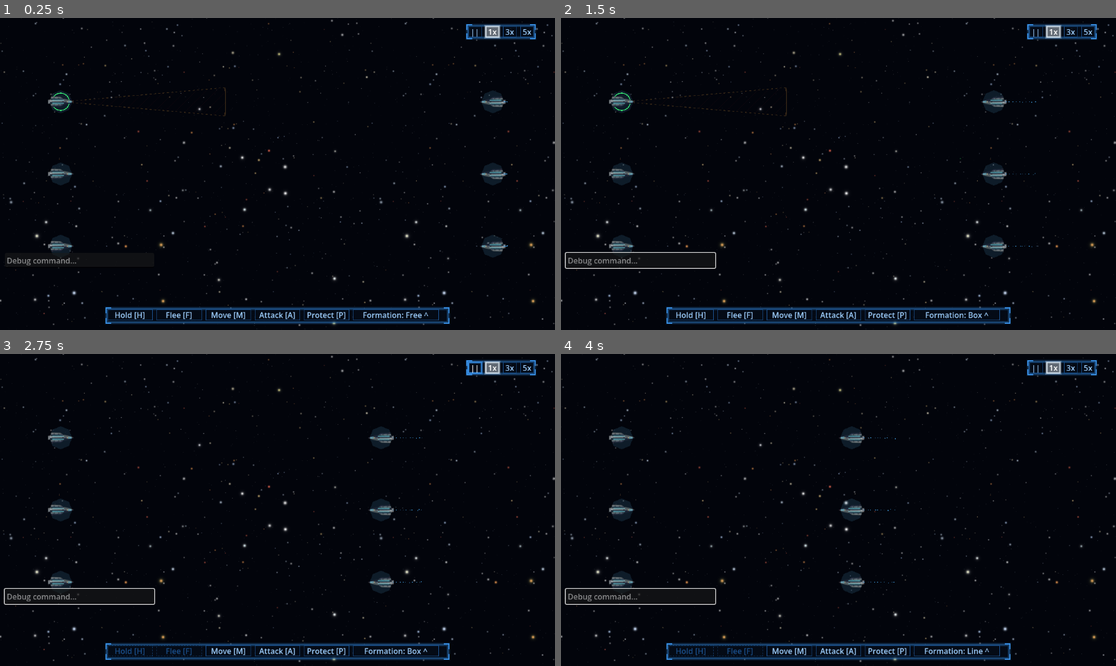
Above: before the commit, frames 1-4 (two rows, left to right).
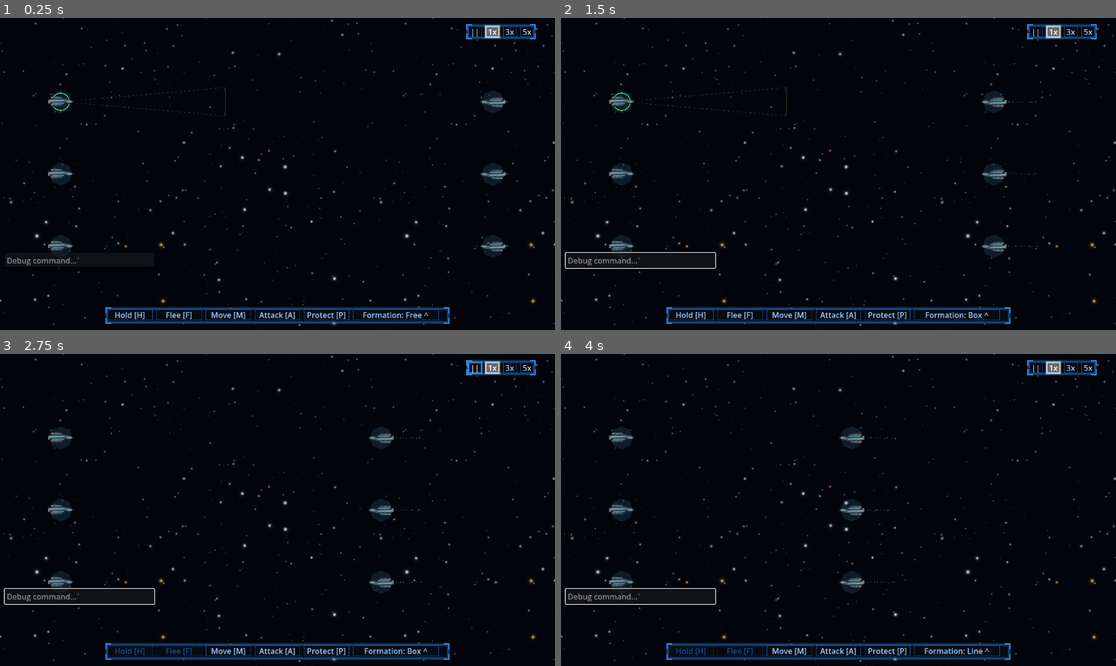
Above: after the commit, the same moments.

Repository: darthlemi/SpaceGame
Game: Godot game, scene res://scenes/combat/combat_scene.tscn
The game is run twice, just before and just after one commit, with the same random seed, the same clock (stepped at 60 frames per second) and the same inputs. This scene is started directly instead of the project's main scene.
Inputs (mouse positions are in pixels of both pictures, inside the frame that each line leads up to):
- Up to frame 1 (0.25 s): no input
- Up to frame 2 (1.5 s): click (638, 261) at 0.52 s; type "12" at 0.6 s; tap Enter at 1.25 s; move the mouse to (960, 158) at 1.27 s; hold D from 1.28 s (still down); hold 4 (formation_box) from 1.28 s (still down); click (960, 158) at 1.42 s
- Up to frame 3 (2.75 s): tap Space at 1.52 s; release D at 2 s; release 4 (formation_box) at 2 s; click "||" at 2 s
- Up to frame 4 (4 s): drag from (727, 525) to (810, 572) at 2.77 s; move the mouse to (894, 441) at 3.52 s; hold D from 3.53 s (still down); hold 2 (formation_line) from 3.53 s (still down)

The runs differ from the first frame. In frame 1, 0.1% of the frame differs, in the area x 0-100%, y 1-97%; in frame 2, 0.1%; in frame 3, 0.1%; in frame 4, 0.1%.

Commit message:
Lower starfield density in combat and systems per playtest feedback
Combat always picks the sparse category; the system view picks between
sparse and medium. StarfieldAssignment.pick()/base_texture_path() take
an optional category pool (default: all 5) so each caller can narrow
its own spread instead of drawing from the full density range.

Co-Authored-By: Claude Sonnet 5 <noreply@anthropic.com>

Diff:
--- a/scripts/background/starfield_assignment.gd
+++ b/scripts/background/starfield_assignment.gd
@@ -4,11 +4,16 @@
 const CATEGORIES := ["sparse", "light", "medium", "dense", "clustered"]
 const SEED_COUNT := 5
 
-static func pick(id: String) -> Dictionary:
-	var category: String = CATEGORIES[abs(hash(id)) % CATEGORIES.size()]
+# Narrowed pools so combat and the system view don't read as too busy. Callers can still
+# pass a custom pool (or CATEGORIES) if a future background wants the full spread.
+const COMBAT_CATEGORIES := ["sparse"]
+const SYSTEM_CATEGORIES := ["sparse", "medium"]
+
+static func pick(id: String, categories: Array = CATEGORIES) -> Dictionary:
+	var category: String = categories[abs(hash(id)) % categories.size()]
 	var seed_index: int = abs(hash(id + "_seed")) % SEED_COUNT + 1
 	return {"category": category, "seed": seed_index}
 
-static func base_texture_path(id: String) -> String:
-	var choice := pick(id)
+static func base_texture_path(id: String, categories: Array = CATEGORIES) -> String:
+	var choice := pick(id, categories)
 	return "res://assets/sprites/backgrounds/starfield/%s/%s_%02d.png" % [choice.category, choice.category, choice.seed]
--- a/scripts/campaign/campaign_scene.gd
+++ b/scripts/campaign/campaign_scene.gd
@@ -108,7 +108,7 @@
 	ids.sort()
 	for i in ids.size():
 		layers[ids[i]].set_current(ids[i] == system_id, Vector2(SYSTEM_SPACING * (i + 1), 0))
-	$Background.texture = load(StarfieldAssignment.base_texture_path(system_id))
+	$Background.texture = load(StarfieldAssignment.base_texture_path(system_id, StarfieldAssignment.SYSTEM_CATEGORIES))
 
 func _build_layers() -> void:
 	var ids: Array = CampaignState.galaxy.systems.keys()
--- a/scripts/combat/combat_starfield.gd
+++ b/scripts/combat/combat_starfield.gd
@@ -4,4 +4,4 @@
 @onready var _base_sprite: Sprite2D = $Base/Sprite2D
 
 func setup(system_id: String) -> void:
-	_base_sprite.texture = load(StarfieldAssignment.base_texture_path(system_id))
+	_base_sprite.texture = load(StarfieldAssignment.base_texture_path(system_id, StarfieldAssignment.COMBAT_CATEGORIES))
--- a/tests/test_starfield_assignment.gd
+++ b/tests/test_starfield_assignment.gd
@@ -26,4 +26,18 @@
 	if path != expected:
 		failures.append("base_texture_path: expected %s, got %s" % [expected, path])
 
+	for i in range(20):
+		var combat_choice := StarfieldAssignmentScript.pick("combat_%d" % i, StarfieldAssignmentScript.COMBAT_CATEGORIES)
+		if combat_choice.category != "sparse":
+			failures.append("pick: combat pool expected sparse, got %s" % combat_choice.category)
+
+	var seen_system_categories := {}
+	for i in range(20):
+		var system_choice := StarfieldAssignmentScript.pick("system_pool_%d" % i, StarfieldAssignmentScript.SYSTEM_CATEGORIES)
+		if not StarfieldAssignmentScript.SYSTEM_CATEGORIES.has(system_choice.category):
+			failures.append("pick: system pool returned %s, outside SYSTEM_CATEGORIES" % system_choice.category)
+		seen_system_categories[system_choice.category] = true
+	if seen_system_categories.size() < 2:
+		failures.append("pick: expected both SYSTEM_CATEGORIES to appear across 20 ids, got only %s" % [seen_system_categories.keys()])
+
 	return failures
